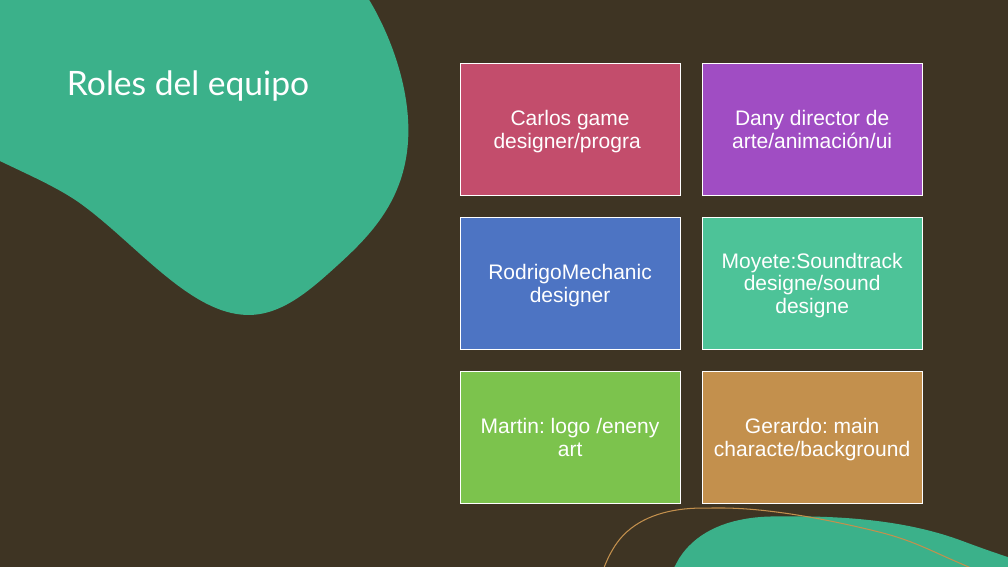
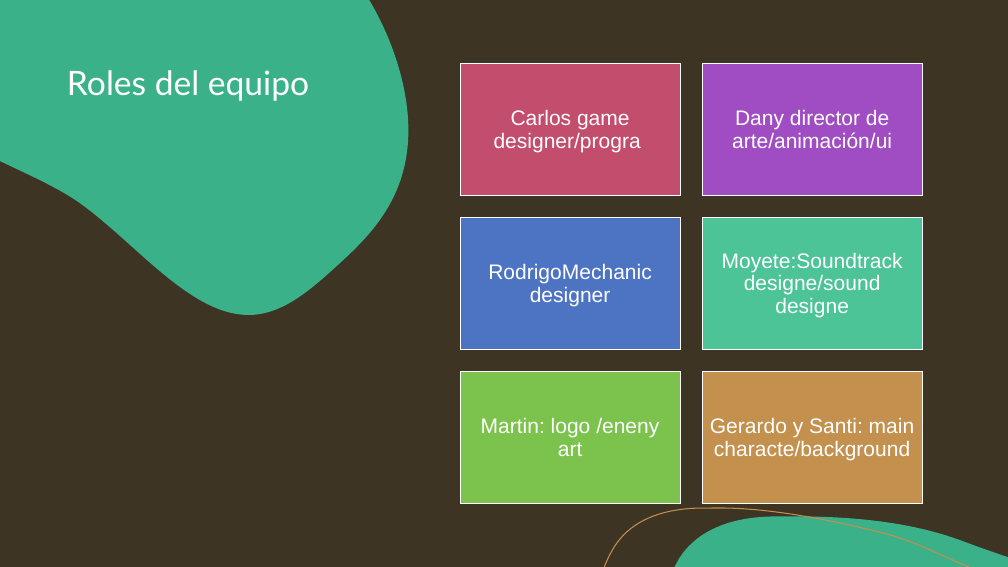
Before and after one commit to BlackcreatorX/ProyectoAutogestion, a slide deck: slide 3 of Documentacion/One page.pptx. Drawn at 1008x567 pixels with LibreOffice and Linux fonts; fonts in the diff are those of the drawing. Boxes give left, top, right and bottom in pixels: in the first picture for what was removed or moved away, otherwise in the second. Text is boxed around its words. In the diff, an @@ line names an element or a change of style, - is before the commit and + after.

```diff
--- a/Documentacion/One page.pptx
+++ b/Documentacion/One page.pptx
@@ text at box(710, 417, 915, 460): text changed @@
-Gerardo: main characte/background
+Gerardo y Santi: main characte/background
```
Also in this commit, not shown: 1 other slide changed, 4 other files.
